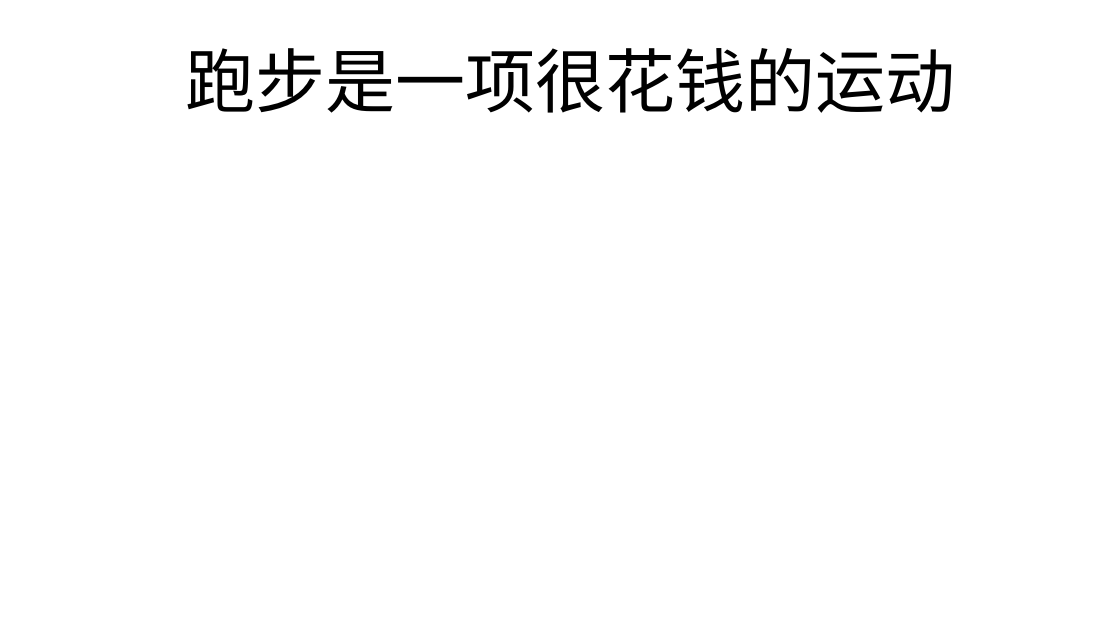
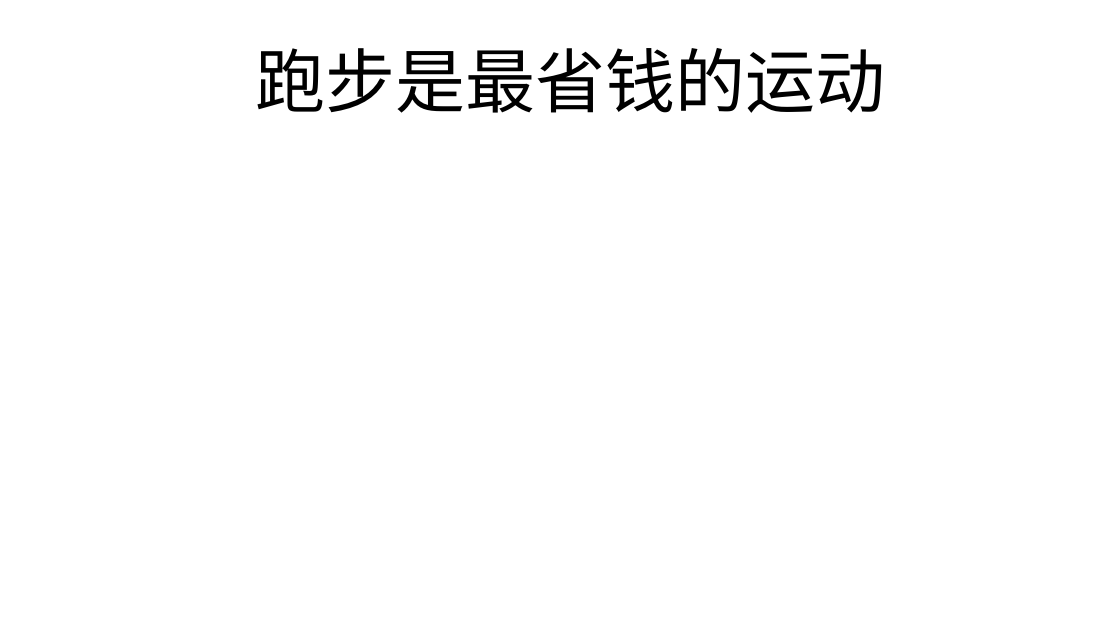
Before and after one commit to FredJiangFei/freetalk, a slide deck: slide 17 of 跑鞋/prod.pptx (slide 19 before the commit). Drawn at 1120x630 pixels with LibreOffice and Linux fonts; fonts in the diff are those of the drawing. Boxes give left, top, right and bottom in pixels: in the first picture for what was removed or moved away, otherwise in the second. Text is boxed around its words. In the diff, an @@ line names an element or a change of style, - is before the commit and + after.

```diff
--- a/跑鞋/prod.pptx
+++ b/跑鞋/prod.pptx
@@ text at (x1=256, y1=48, x2=886, y2=113): text changed @@
-跑步是一项很花钱的运动
+跑步是最省钱的运动
```
Also in this commit, not shown: 6 other slides changed, 1 slide added, 3 slides removed.
